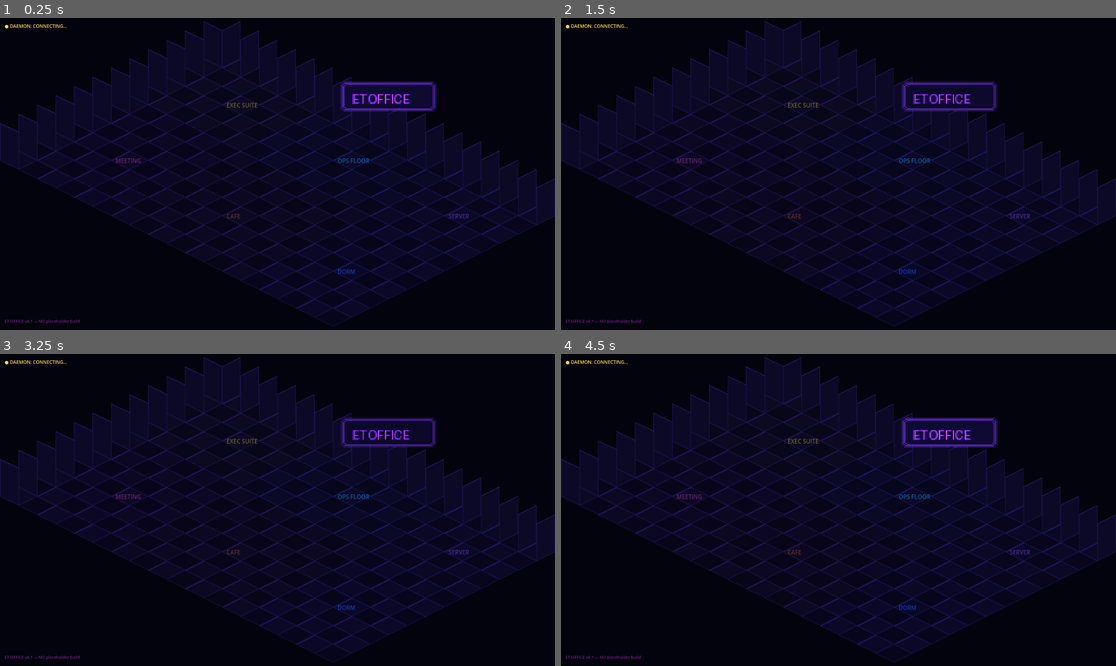
Above: before the commit, frames 1-4 (two rows, left to right).
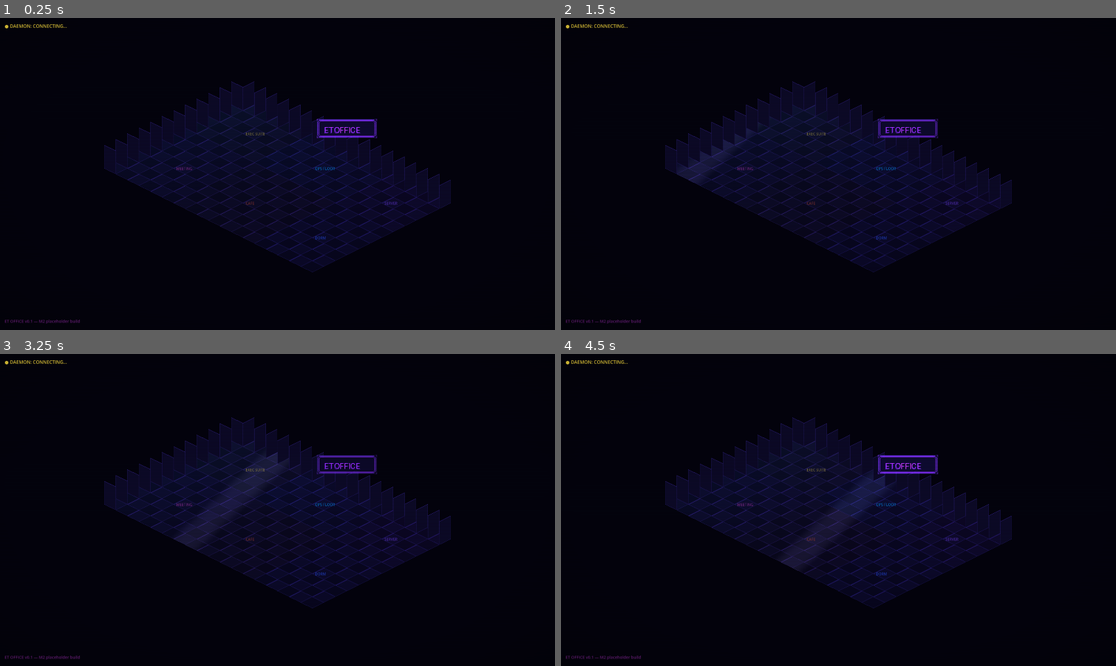
Above: after the commit, the same moments.

Repository: b2cm92ts5k-alt/et-office-desktop
Game: Godot game, scene res://scenes/office_floor.tscn
Same seed, same stepped clock (60 frames per second), same inputs: the game is played once before the commit and once after it.
Inputs:
- Up to frame 1 (0.25 s): no input
- Up to frame 2 (1.5 s): tap Enter at 0.5 s; tap Space at 1.25 s
- Up to frame 3 (3.25 s): no input
- Up to frame 4 (4.5 s): no input

The runs differ from the first frame. In frame 1, 24% of the frame differs, in the area x 0-100%, y 1-99%; in frame 2, 24%; in frame 3, 24%; in frame 4, 24%.

Commit message:
M2-8/M2-9: shaders ครบ 4 ตัว + camera zoom ถอยเผื่อพื้นที่ panel
- neon_glow.gdshader: outer-glow ป้าย ET OFFICE (blend_add + alpha blur 5x5)
- hologram.gdshader: scanline + flicker + RGB shift บน speech bubble
- floor_reflect.gdshader: พื้นรับแสง neon + gloss sweep (แชร์ material ทุก tile)
- scanline.gdshader: CRT overlay ทั้งจอ (CrtLayer layer 2, alpha ต่ำ)
- camera_rig.gd: จัด office กึ่งกลางจอจาก grid จริง + zoom 1.25
  (office 1200px บนจอ 1920 — เหลือขอบข้างละ 360px ให้ sidebar 320px)
- ART-SPEC: บันทึกการผ่อนกฎ integer zoom ตาม CEO request

Co-Authored-By: Claude Fable 5 <noreply@anthropic.com>

Diff:
--- a/godot/scenes/office_floor.tscn
+++ b/godot/scenes/office_floor.tscn
@@ -6,6 +6,11 @@
 [ext_resource type="Script" path="res://scripts/event_client.gd" id="4"]
 [ext_resource type="Script" path="res://scripts/agent_manager.gd" id="5"]
 [ext_resource type="Script" path="res://scripts/atmosphere.gd" id="6"]
+[ext_resource type="Script" path="res://scripts/camera_rig.gd" id="7"]
+[ext_resource type="Shader" path="res://shaders/scanline.gdshader" id="8"]
+
+[sub_resource type="ShaderMaterial" id="ShaderMaterial_crt"]
+shader = ExtResource("8")
 
 [node name="OfficeFloor" type="Node2D"]
 script = ExtResource("1")
@@ -42,8 +47,19 @@
 script = ExtResource("6")
 
 [node name="Camera" type="Camera2D" parent="."]
-position = Vector2(96, 200)
-zoom = Vector2(2, 2)
+position = Vector2(96, 192)
+zoom = Vector2(1.25, 1.25)
+script = ExtResource("7")
+
+[node name="CrtLayer" type="CanvasLayer" parent="."]
+layer = 2
+
+[node name="CrtOverlay" type="ColorRect" parent="CrtLayer"]
+material = SubResource("ShaderMaterial_crt")
+anchors_preset = 15
+anchor_right = 1.0
+anchor_bottom = 1.0
+mouse_filter = 2
 
 [node name="HudLayer" type="CanvasLayer" parent="."]
 layer = 1
--- /dev/null
+++ b/godot/scripts/camera_rig.gd
@@ -0,0 +1,20 @@
+extends Camera2D
+## Camera rig — จัดให้ office อยู่กึ่งกลางจอเสมอ (คำนวณจากขนาด grid จริง)
+## zoom 1.25: office กว้าง 960*1.25 = 1200px บนจอ 1920 → เหลือขอบข้างละ 360px
+## พอให้ sidebar (expand 320px) เปิดได้โดยไม่บังตัว office — ปรับที่ camera_zoom ที่เดียว
+
+const WALL_TOP_PX := 80.0  # ยอดผนังเหนือแถว grid บนสุด: offset 32 + ครึ่ง sprite 96/2
+
+@export var camera_zoom := 1.25
+
+@onready var _builder = get_node("../OfficeBuilder")
+
+
+func _ready() -> void:
+	var w: int = _builder.GRID_W
+	var h: int = _builder.GRID_H
+	var left := Iso.grid_to_screen(Vector2i(0, h - 1)).x - Iso.TILE_W / 2.0
+	var right := Iso.grid_to_screen(Vector2i(w - 1, 0)).x + Iso.TILE_W / 2.0
+	var bottom := Iso.grid_to_screen(Vector2i(w - 1, h - 1)).y + Iso.TILE_H / 2.0
+	position = Vector2((left + right) / 2.0, (-WALL_TOP_PX + bottom) / 2.0)
+	zoom = Vector2(camera_zoom, camera_zoom)
--- a/godot/scripts/hud.gd
+++ b/godot/scripts/hud.gd
@@ -72,6 +72,9 @@
 	_bubble.patch_margin_bottom = BUBBLE_MARGIN
 	_bubble.size = Vector2(BUBBLE_WIDTH, BUBBLE_MIN_HEIGHT)
 	_bubble.visible = false
+	var holo := ShaderMaterial.new()
+	holo.shader = preload("res://shaders/hologram.gdshader")  # M2-8 — เฉพาะพื้น bubble, ตัวอักษร (child) ไม่โดน
+	_bubble.material = holo
 	_bubble_label = Label.new()
 	_bubble_label.add_theme_font_size_override("font_size", 8)
 	_bubble_label.add_theme_color_override("font_color", Color("#bff4ff"))
--- a/godot/scripts/neon_signs.gd
+++ b/godot/scripts/neon_signs.gd
@@ -31,8 +31,8 @@
 	_glow.texture = tex
 	_glow.texture_filter = CanvasItem.TEXTURE_FILTER_NEAREST
 	_glow.scale = Vector2(1.04, 1.1)  # ฟุ้งออกนอกขอบนิดเดียว
-	var mat := CanvasItemMaterial.new()
-	mat.blend_mode = CanvasItemMaterial.BLEND_MODE_ADD
+	var mat := ShaderMaterial.new()
+	mat.shader = preload("res://shaders/neon_glow.gdshader")  # M2-8 — blend_add ในตัว shader
 	_glow.material = mat
 	add_child(_glow)
 
--- a/godot/scripts/office_builder.gd
+++ b/godot/scripts/office_builder.gd
@@ -3,7 +3,8 @@
 ## สร้าง floor 20x14 + ผนัง + 6 zones (tint ตามสีประจำ zone จาก ART-SPEC)
 ## โครงสร้าง: $Floor (ไม่ y-sort — พื้นเรียบ), $World (y_sort_enabled — ผนัง/เฟอร์นิเจอร์/agent)
 
-# 18x12 = ใหญ่สุดที่ยังพอดี 1920x1080 ที่ integer zoom 2x (กฎ pixel-perfect ใน ART-SPEC)
+# 18x12 → world กว้าง 960px — camera_rig.gd zoom 1.25 = 1200px บนจอ 1920
+# เหลือขอบข้างละ 360px ให้ sidebar/panel เปิดได้ไม่บังตัว office
 const GRID_W := 18
 const GRID_H := 12
 
@@ -18,8 +19,11 @@
 ]
 const ZONE_TINT := 0.16  # ผสมสี zone ลงพื้นแบบจาง — คุม brightness ≤60%
 
+const FLOOR_SHADER := preload("res://shaders/floor_reflect.gdshader")  # M2-9
+
 var _tile_a: Texture2D = preload("res://assets/sprites/furniture/tile_floor_a.png")
 var _tile_b: Texture2D = preload("res://assets/sprites/furniture/tile_floor_b.png")
+var _floor_mat: ShaderMaterial  # แชร์ตัวเดียวทุก tile — effect ต่อเนื่องผ่าน SCREEN_UV
 var _wall_n: Texture2D = preload("res://assets/sprites/furniture/wall_n.png")
 var _wall_w: Texture2D = preload("res://assets/sprites/furniture/wall_w.png")
 
@@ -35,12 +39,15 @@
 
 
 func _build_floor() -> void:
+	_floor_mat = ShaderMaterial.new()
+	_floor_mat.shader = FLOOR_SHADER
 	for gy in GRID_H:
 		for gx in GRID_W:
 			var s := Sprite2D.new()
 			s.texture = _tile_a if (gx + gy) % 2 == 0 else _tile_b
 			s.position = Iso.grid_to_screen(Vector2i(gx, gy))
 			s.modulate = _zone_tint(Vector2i(gx, gy))
+			s.material = _floor_mat
 			_floor.add_child(s)
 
 
--- /dev/null
+++ b/godot/shaders/floor_reflect.gdshader
@@ -0,0 +1,32 @@
+shader_type canvas_item;
+// Reflective floor tiles (M2-9) — พื้นรับแสง neon จาง ๆ + gloss sweep วิ่งช้า ๆ
+// ใช้ SCREEN_UV ให้ลายต่อเนื่องข้ามทุก tile (tile แชร์ ShaderMaterial ตัวเดียว)
+// zone tint เดิมจาก office_builder ส่งผ่าน modulate (v_modulate) ตามปกติ
+// ค่า strength ตั้งต่ำตามกฎ brightness ≤60% ใน ART-SPEC
+
+uniform vec4 neon_a : source_color = vec4(0.88, 0.25, 0.98, 1.0);  // Neon Magenta
+uniform vec4 neon_b : source_color = vec4(0.0, 0.90, 1.0, 1.0);    // Cyan
+uniform float reflect_strength : hint_range(0.0, 1.0) = 0.14;
+uniform float sweep_strength : hint_range(0.0, 1.0) = 0.10;
+uniform float sweep_speed = 0.06;
+
+varying vec4 v_modulate;
+
+
+void vertex() {
+	v_modulate = COLOR;
+}
+
+
+void fragment() {
+	vec4 tex = texture(TEXTURE, UV);
+	// แสง neon นวลจากแถวผนังด้านบนจอ ไล่จางลงด้านล่าง — เหมือนพื้นมันสะท้อนป้าย/ไฟผนัง
+	float fall = 1.0 - SCREEN_UV.y;
+	vec3 neon = mix(neon_a.rgb, neon_b.rgb, 0.5 + 0.5 * sin(TIME * 0.11 + SCREEN_UV.x * 5.0));
+	vec3 ambient = neon * fall * fall * reflect_strength;
+	// gloss sweep — แถบเงาวับทแยงกวาดผ่านพื้นช้า ๆ
+	float band = sin((SCREEN_UV.x + SCREEN_UV.y * 0.6) * 4.0 - TIME * sweep_speed * TAU);
+	float sweep = smoothstep(0.985, 1.0, band) * sweep_strength;
+	vec3 rgb = tex.rgb + (ambient + vec3(sweep)) * tex.a;
+	COLOR = vec4(rgb, tex.a) * v_modulate;
+}
--- /dev/null
+++ b/godot/shaders/hologram.gdshader
@@ -0,0 +1,35 @@
+shader_type canvas_item;
+// Hologram (M2-8) — scanline เลื่อนขึ้น + flicker สุ่ม + ขอบ RGB แยกเล็กน้อย
+// ใช้กับ speech bubble (hud.gd) — จอ desk ใช้ซ้ำได้ใน M3-7
+// สี hologram หลักตาม ART-SPEC: Cyan #00E5FF
+
+uniform vec4 tint : source_color = vec4(0.0, 0.9, 1.0, 1.0);
+uniform float tint_mix : hint_range(0.0, 1.0) = 0.30;
+uniform float line_count : hint_range(8.0, 200.0) = 48.0;
+uniform float scroll_speed = 6.0;
+uniform float rgb_shift_px : hint_range(0.0, 3.0) = 0.7;
+uniform float flicker_amount : hint_range(0.0, 0.5) = 0.10;
+
+varying vec4 v_modulate;
+
+
+void vertex() {
+	v_modulate = COLOR;
+}
+
+
+float hash(float n) {
+	return fract(sin(n) * 43758.5453);
+}
+
+
+void fragment() {
+	vec2 shift = vec2(rgb_shift_px, 0.0) * TEXTURE_PIXEL_SIZE;
+	vec4 tex = texture(TEXTURE, UV);
+	tex.r = texture(TEXTURE, UV - shift).r;
+	tex.b = texture(TEXTURE, UV + shift).b;
+	float scan = 0.82 + 0.18 * sin(UV.y * line_count * TAU - TIME * scroll_speed);
+	float flick = 1.0 - flicker_amount * hash(floor(TIME * 24.0));
+	vec3 rgb = mix(tex.rgb, tint.rgb, tint_mix) * scan * flick;
+	COLOR = vec4(rgb, tex.a * (0.78 + 0.22 * scan) * flick) * v_modulate;
+}
--- /dev/null
+++ b/godot/shaders/neon_glow.gdshader
@@ -0,0 +1,33 @@
+shader_type canvas_item;
+render_mode blend_add;
+// Neon outer-glow (M2-8) — ฟุ้งรอบ texture ด้วย alpha blur 5x5 จุด
+// ใช้กับ sprite glow ของ NeonSign — flicker คุมผ่าน modulate.a จากสคริปต์ตามเดิม
+// (gl_compatibility ไม่มี 2D glow ใน Environment — ต้องทำใน shader เอง)
+
+uniform vec4 glow_color : source_color = vec4(0.88, 0.25, 0.98, 1.0);
+uniform float spread : hint_range(1.0, 24.0) = 8.0;     // รัศมีฟุ้ง (texel)
+uniform float intensity : hint_range(0.0, 3.0) = 1.1;
+
+varying vec4 v_modulate;
+
+
+void vertex() {
+	v_modulate = COLOR;
+}
+
+
+void fragment() {
+	vec4 tex = texture(TEXTURE, UV);
+	float halo = 0.0;
+	for (int x = -2; x <= 2; x++) {
+		for (int y = -2; y <= 2; y++) {
+			vec2 off = vec2(float(x), float(y)) * TEXTURE_PIXEL_SIZE * spread * 0.5;
+			halo += texture(TEXTURE, UV + off).a;
+		}
+	}
+	halo /= 25.0;
+	// แกนตัวอักษรคงสีเดิม ขอบฟุ้งออกเป็นสี glow
+	vec3 rgb = mix(glow_color.rgb, tex.rgb, tex.a);
+	float a = clamp(max(tex.a, halo * intensity), 0.0, 1.0);
+	COLOR = vec4(rgb, a) * v_modulate;
+}
--- /dev/null
+++ b/godot/shaders/scanline.gdshader
@@ -0,0 +1,21 @@
+shader_type canvas_item;
+// CRT overlay (M2-9) — scanline + vignette + rolling band บาง ๆ ทั้งจอ
+// แปะบน ColorRect ใน CrtLayer (layer 2 — ทับ world + HUD)
+// alpha ตั้งต่ำมาก: เป็น texture ของบรรยากาศ ไม่กวนการอ่าน desktop icon
+
+uniform float line_count = 360.0;
+uniform float line_alpha : hint_range(0.0, 0.5) = 0.07;
+uniform float vignette_alpha : hint_range(0.0, 0.6) = 0.22;
+uniform float roll_alpha : hint_range(0.0, 0.3) = 0.04;
+uniform float roll_speed = 0.05;
+
+
+void fragment() {
+	// เส้น scanline แนวนอน
+	float scan = line_alpha * (0.5 + 0.5 * sin(UV.y * line_count * TAU));
+	// ขอบจอมืดแบบจอ CRT
+	float vig = vignette_alpha * smoothstep(0.45, 0.78, distance(UV, vec2(0.5)));
+	// แถบสว่าง (ลด darkening) กลิ้งลงจอช้า ๆ
+	float roll = roll_alpha * smoothstep(0.8, 1.0, sin((UV.y - TIME * roll_speed) * TAU));
+	COLOR = vec4(0.0, 0.0, 0.0, clamp(scan + vig - roll, 0.0, 1.0));
+}
Not shown: 1 places in godot/scenes/office_floor.tscn that only renumber resources
Not shown, added: godot/scripts/camera_rig.gd.uid
Not shown, added: godot/shaders/floor_reflect.gdshader.uid
Not shown, added: godot/shaders/hologram.gdshader.uid
Not shown, added: godot/shaders/neon_glow.gdshader.uid
Not shown, added: godot/shaders/scanline.gdshader.uid
Not shown, changed: docs/ART-SPEC.md
